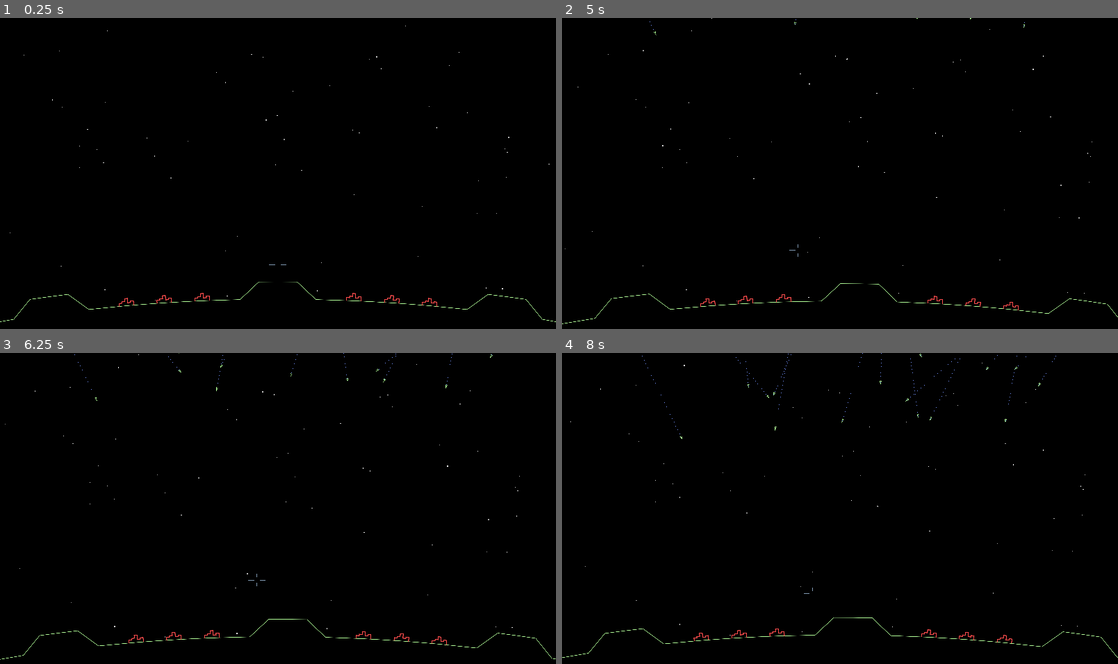
Above: before the commit, frames 1-4 (two rows, left to right).
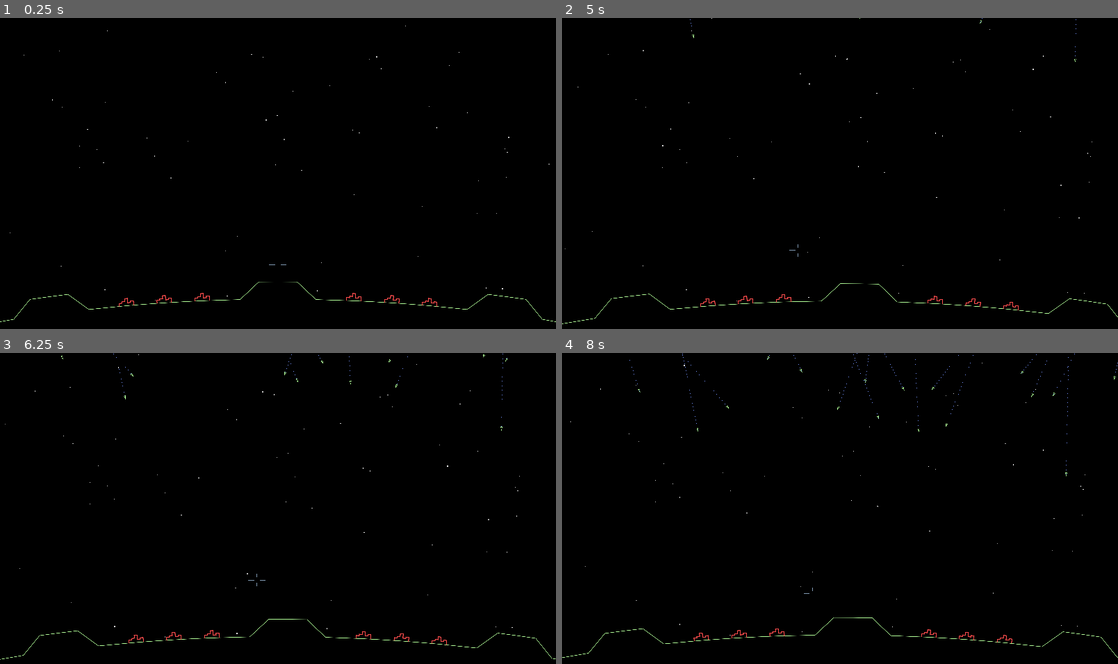
Above: after the commit, the same moments.

Repository: tartley/missile-commander
Game: Godot game, scene res://main.tscn
Same seed, same stepped clock (60 frames per second), same inputs: the game is played once before the commit and once after it.
Inputs (mouse positions are in pixels of both pictures, inside the frame that each line leads up to):
- Up to frame 1 (0.25 s): no input
- Up to frame 2 (5 s): tap Enter at 0.5, 2, 3.5 s; move the mouse to (867, 173) at 0.52 s; tap Space at 1.25, 2.75 s; move the mouse to (812, 176) at 1.27 s; move the mouse to (851, 167) at 2.02 s; move the mouse to (834, 179) at 2.77 s; move the mouse to (878, 176) at 3.52 s; move the mouse to (795, 170) at 4.27 s
- Up to frame 3 (6.25 s): tap Space at 5 s; move the mouse to (283, 508) at 5.02 s; move the mouse to (255, 502) at 5.77 s
- Up to frame 4 (8 s): move the mouse to (867, 508) at 6.52 s; move the mouse to (812, 511) at 7.27 s

The runs differ from the first frame. In frame 2, less than 0.1% of the frame differs, in the area x 15-93%, y 0-15%; in frame 3, less than 0.1%; in frame 4, 0.2%, in the area x 12-100%, y 0-40%.

Commit message:
Partway through a messy pairing of changes
Add a collision shape to ground,
which caused me to get distracted with how ground generates its verts,
breaking everything. But now it works again, so I'm committing here,
even though both changes are only half done. :eyeroll: etc.

Diff:
--- a/ground.gd
+++ b/ground.gd
@@ -12,73 +12,101 @@
 const HILL_HEIGHT := RADIUS / 100.0
 const COLOR := Color(0.1, 0.5, 0.2)
 
-var verts : Array[Vector2]
+var verts : PackedVector2Array
 var cities : Array[Vector2] = []
 var bases : Array[Vector2] = []
 var gaps : Array[Vector2] = []
 
-func _ready():
-    # Shape of ground in annotated polar co-ordinates, (angle, radius, feature). Where:
+func get_annotated_verts() -> Array:
+    '''Return an array of annotated Vector2, ie. [ [ vector2, string ], ... ]'''
+    var retval := []
+    # Define the shape of ground in annotated polar co-ordinates, [angle, radius, feature]. Where:
     # * angle=0 is straight up,
     # * radius is relative to planet center at origin,
-    # * feature is a string indicating the point is the location of an in-game feature.
-
+    # * feature is a string indicating the in-game feature located at that point.
     # Approximate the curved surface with straight segments.
     const seg_ang := PLANET_ANGLE / 36
-    var annotated_polars : Array = [
-        Polar.new(-44 * seg_ang, 0),
-        Polar.new(-44 * seg_ang, RADIUS),
-        Polar.new(-36 * seg_ang, RADIUS),
-        Polar.new(-28 * seg_ang, RADIUS),
-        Polar.new(-26 * seg_ang, RADIUS + HILL_HEIGHT, "gap"),
-        Polar.new(-24 * seg_ang, RADIUS + HILL_HEIGHT, "base"),
-        Polar.new(-22 * seg_ang, RADIUS + HILL_HEIGHT, "gap"),
-        Polar.new(-20 * seg_ang, RADIUS, "gap"),
-        Polar.new(-16 * seg_ang, RADIUS, "city"),
-        Polar.new(-14 * seg_ang, RADIUS, "gap"),
-        Polar.new(-12 * seg_ang, RADIUS, "city"),
-        Polar.new(-10 * seg_ang, RADIUS, "gap"),
-        Polar.new(-8 * seg_ang, RADIUS, "city"),
-        Polar.new(-4 * seg_ang, RADIUS, "gap"),
-        Polar.new(-2 * seg_ang, RADIUS + HILL_HEIGHT, "gap"),
-        Polar.new(0 * seg_ang, RADIUS + HILL_HEIGHT, "base"),
-        Polar.new(2 * seg_ang, RADIUS + HILL_HEIGHT, "gap"),
-        Polar.new(4 * seg_ang, RADIUS, "gap"),
-        Polar.new(8 * seg_ang, RADIUS, "city"),
-        Polar.new(10 * seg_ang, RADIUS, "gap"),
-        Polar.new(12 * seg_ang, RADIUS, "city"),
-        Polar.new(14 * seg_ang, RADIUS, "gap"),
-        Polar.new(16 * seg_ang, RADIUS, "city"),
-        Polar.new(20 * seg_ang, RADIUS, "gap"),
-        Polar.new(22 * seg_ang, RADIUS + HILL_HEIGHT, "gap"),
-        Polar.new(24 * seg_ang, RADIUS + HILL_HEIGHT, "base"),
-        Polar.new(26 * seg_ang, RADIUS + HILL_HEIGHT, "gap"),
-        Polar.new(28 * seg_ang, RADIUS),
-        Polar.new(36 * seg_ang, RADIUS),
-        Polar.new(44 * seg_ang, RADIUS),
-        Polar.new(44 * seg_ang, 0),
+    var annotated_polars := [
+        [PI / 2 - 44 * seg_ang, 0],
+        [PI / 2 - 44 * seg_ang, RADIUS],
+        [PI / 2 - 36 * seg_ang, RADIUS],
+        [PI / 2 - 28 * seg_ang, RADIUS],
+        [PI / 2 - 26 * seg_ang, RADIUS + HILL_HEIGHT, "gap"],
+        [PI / 2 - 24 * seg_ang, RADIUS + HILL_HEIGHT, "base"],
+        [PI / 2 - 22 * seg_ang, RADIUS + HILL_HEIGHT, "gap"],
+        [PI / 2 - 20 * seg_ang, RADIUS, "gap"],
+        [PI / 2 - 16 * seg_ang, RADIUS, "city"],
+        [PI / 2 - 14 * seg_ang, RADIUS, "gap"],
+        [PI / 2 - 12 * seg_ang, RADIUS, "city"],
+        [PI / 2 - 10 * seg_ang, RADIUS, "gap"],
+        [PI / 2 -  8 * seg_ang, RADIUS, "city"],
+        [PI / 2 -  4 * seg_ang, RADIUS, "gap"],
+        [PI / 2 -  2 * seg_ang, RADIUS + HILL_HEIGHT, "gap"],
+        [PI / 2 +  0 * seg_ang, RADIUS + HILL_HEIGHT, "base"],
+        [PI / 2 +  2 * seg_ang, RADIUS + HILL_HEIGHT, "gap"],
+        [PI / 2 +  4 * seg_ang, RADIUS, "gap"],
+        [PI / 2 +  8 * seg_ang, RADIUS, "city"],
+        [PI / 2 + 10 * seg_ang, RADIUS, "gap"],
+        [PI / 2 + 12 * seg_ang, RADIUS, "city"],
+        [PI / 2 + 14 * seg_ang, RADIUS, "gap"],
+        [PI / 2 + 16 * seg_ang, RADIUS, "city"],
+        [PI / 2 + 20 * seg_ang, RADIUS, "gap"],
+        [PI / 2 + 22 * seg_ang, RADIUS + HILL_HEIGHT, "gap"],
+        [PI / 2 + 24 * seg_ang, RADIUS + HILL_HEIGHT, "base"],
+        [PI / 2 + 26 * seg_ang, RADIUS + HILL_HEIGHT, "gap"],
+        [PI / 2 + 28 * seg_ang, RADIUS],
+        [PI / 2 + 36 * seg_ang, RADIUS],
+        [PI / 2 + 44 * seg_ang, RADIUS],
+        [PI / 2 + 44 * seg_ang, 0],
     ]
-    var xys_annotated: Array = []
-    for polar:Polar in annotated_polars:
-        xys_annotated.append([polar.cartesian(), polar.annotation])
+    var polar:Polar
+    var annotation:String
+    var vert:Vector2
+    for ap:Array in annotated_polars:
+        vert = Vector2.from_angle(ap[0]) * ap[1]
+        annotation = ""
+        if len(ap) == 3:
+            annotation = ap[2]
+        retval.append([vert, annotation])
+    return retval
 
-    # Extract from the annotated verts array an array of regular vector2
-    # and the locations of the named features.
-    for va in xys_annotated:
-        verts.append(va[0])
-        var collection:Array
-        if va[1] == "city":
-            collection = cities
-        elif va[1] == "base":
-            collection = bases
-        elif va[1] == "gap":
-            collection = gaps
-        elif va[1]:
-            assert(false, "Unrecognized vertex annotation '%s'" % va[1])
-        collection.append(va[0])
+func get_verts(annotated_verts:Array) -> Array[Vector2]:
+    var retval:Array[Vector2] = []
+    for av in annotated_verts:
+        retval.append(av[0])
+    return retval
 
-    return xys_annotated
+func get_annotation(annotated_verts:Array, annotation:String) -> Array[Vector2]:
+    var retval:Array[Vector2] = []
+    for av in annotated_verts:
+        if av[1] == annotation:
+            retval.append(av[0])
+    return retval
 
+func set_up_collision_shape():
+    var collision_shape = CollisionShape2D.new()
+    collision_shape.shape = ConvexPolygonShape2D.new()
+    collision_shape.shape.points = verts
+    add_child(collision_shape)
+
+    #var platform = StaticBody2D.new()
+    #var plat_collision_shape = CollisionShape2D.new()
+    #var plat_shape = RectangleShape2D.new()
+    #plat_shape.extents = Vector2(100, 5)  // Width and height of the platform
+    #plat_collision_shape.shape = plat_shape
+    #platform.add_child(plat_collision_shape)
+    #// Assigning the environment objects to layer 2
+    #platform.collision_layer = 2
+
+
+
+func _ready() -> void:
+    var annotated_verts := get_annotated_verts()
+    verts = get_verts(annotated_verts)
+    cities = get_annotation(annotated_verts, "city")
+    bases = get_annotation(annotated_verts, "base")
+    gaps = get_annotation(annotated_verts, "gap")
+    # set_up_collision_shape()
 
 func _draw():
     draw_polygon(verts, [Color(0, 0, 0)])
--- a/main.gd
+++ b/main.gd
@@ -18,10 +18,10 @@
         city.position = city_pos
         %World.add_child(city)
 
-func begin_level(level:int):
+func begin_level():
     for _i in range(20):
         launch_missile()
 
 func _ready() -> void:
     create_cities()
-    begin_level(1)
+    begin_level()
--- a/main.tscn
+++ b/main.tscn
@@ -26,7 +26,7 @@
 unique_name_in_owner = true
 script = ExtResource("4_neypf")
 
-[node name="Ground" type="Node2D" parent="World"]
+[node name="Ground" type="Area2D" parent="World"]
 unique_name_in_owner = true
 script = ExtResource("2_j6ko4")
 
--- a/missile/missile.tscn
+++ b/missile/missile.tscn
@@ -11,6 +11,7 @@
 script = ExtResource("2_uund3")
 
 [node name="Exhaust" type="CPUParticles2D" parent="."]
+show_behind_parent = true
 amount = 80
 lifetime = 10.0
 speed_scale = 0.75
@@ -18,8 +19,6 @@
 direction = Vector2(2.08165e-12, 1)
 spread = 0.0
 gravity = Vector2(2.08165e-12, 2.08165e-12)
-damping_min = 1000.0
-damping_max = 1000.0
 scale_amount_min = 4.0
 scale_amount_max = 4.0
 color = Color(0.458824, 0.576471, 1, 1)
Not shown, changed: README.md
